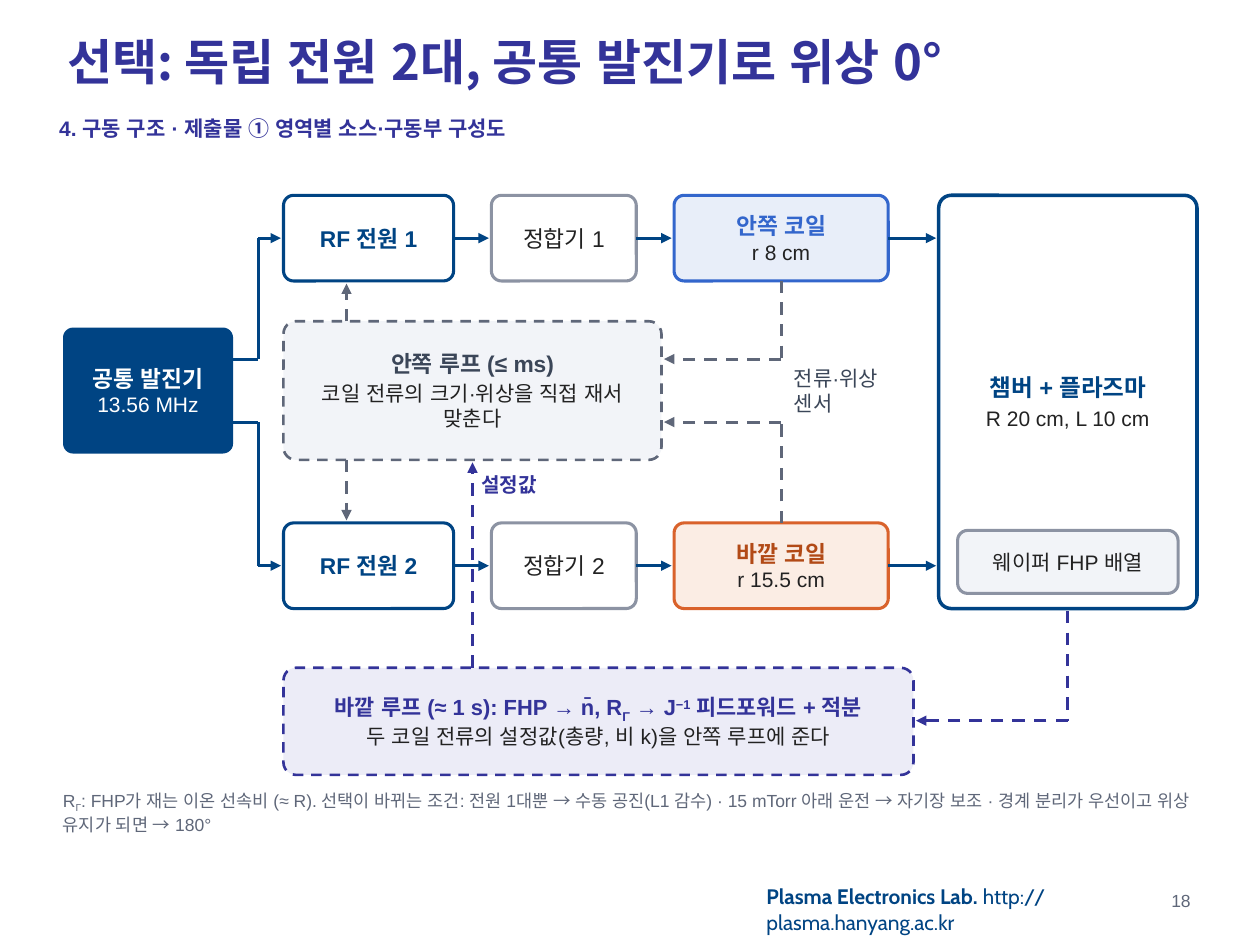
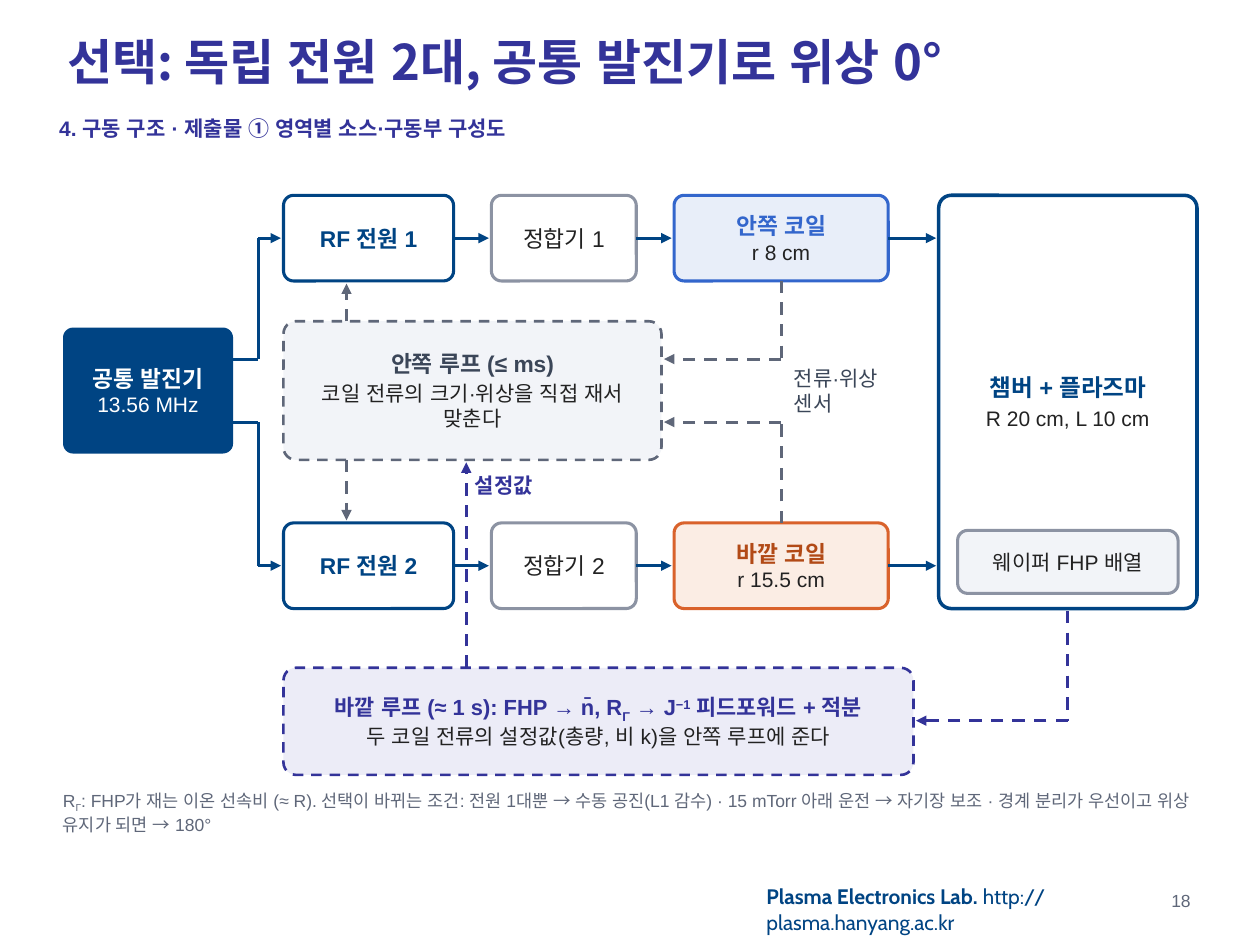
Before and after one commit to garlicjam-pyo/plasma, a slide deck: slide 18 of presentations/1차발표_최종.pptx. Drawn at 1260x945 pixels with LibreOffice and Linux fonts; fonts in the diff are those of the drawing; background and template pictures are left out. Boxes give left, top, right and bottom in pixels: in the first picture for what was removed or moved away, otherwise in the second. Text is boxed around its words. In the diff, an @@ line names an element or a change of style, - is before the commit and + after.

```diff
--- a/presentations/1차발표_최종.pptx
+++ b/presentations/1차발표_최종.pptx
@@ arrow moved from (472, 668) - (472, 462) to (466, 668) - (466, 462) @@
@@ text "설정값" at (475,475,533,495): size 11.5 to 12 pt @@
```
Also in this commit, not shown: 11 other slides changed, 2 other files.
